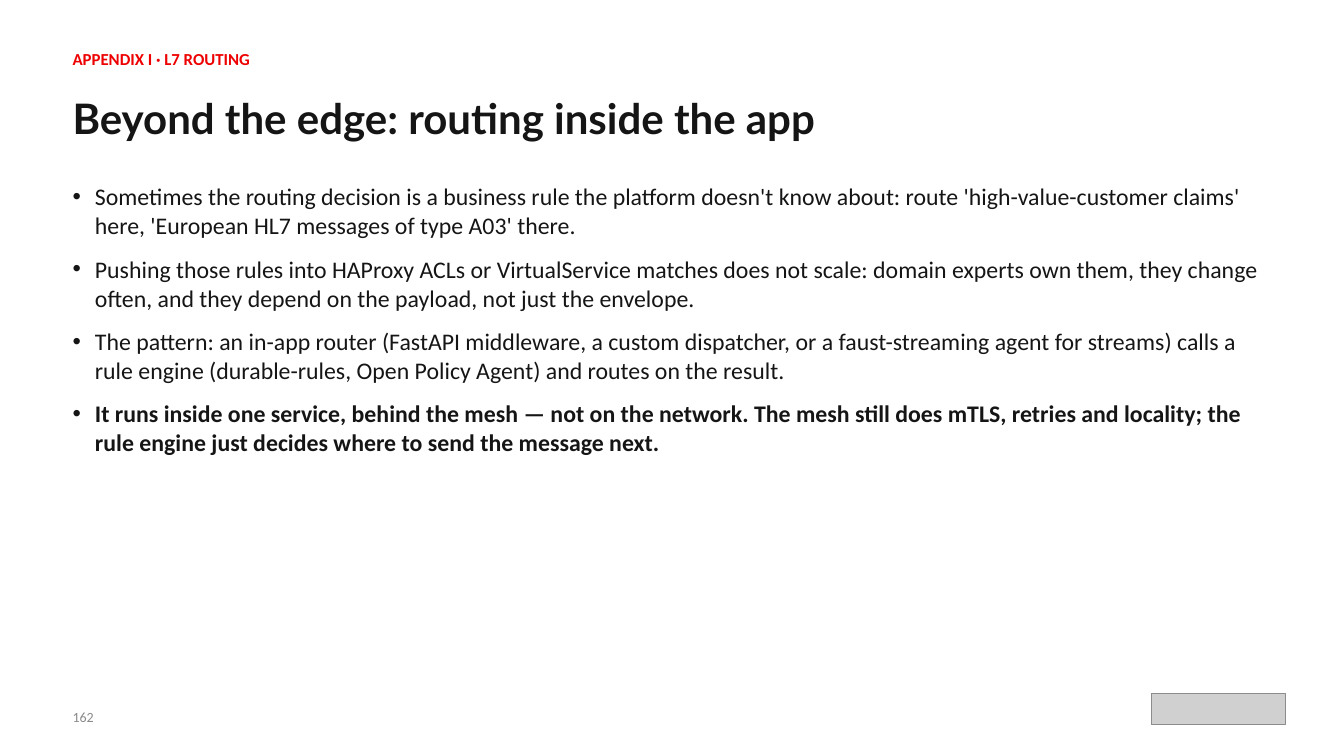
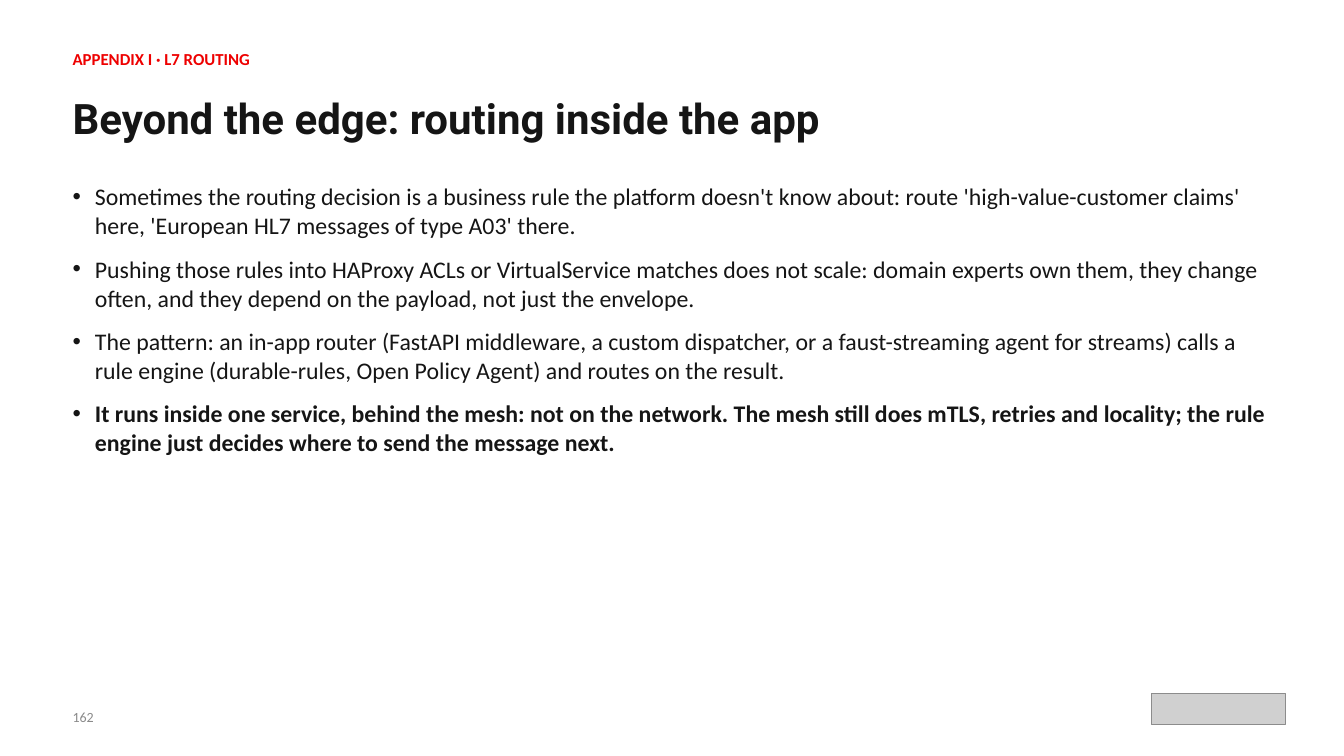
Before and after one commit to patterncatalyst/cloud-native-design-patterns, a slide deck: slide 186 of lgtm-presentation/Designing-Cloud-Native-APIs-Python.pptx. Drawn at 1344x756 pixels with LibreOffice and Linux fonts; fonts in the diff are those of the drawing; grey boxes stand for pictures. Boxes give left, top, right and bottom in pixels: in the first picture for what was removed or moved away, otherwise in the second. Text is boxed around its words. In the diff, an @@ line names an element or a change of style, - is before the commit and + after.

```diff
--- a/lgtm-presentation/Designing-Cloud-Native-APIs-Python.pptx
+++ b/lgtm-presentation/Designing-Cloud-Native-APIs-Python.pptx
@@ text "Beyond the edge: routing inside ..." at box(73, 102, 820, 143): font Lato to Roboto @@
@@ text at box(95, 405, 1265, 455): text changed @@
-• It runs inside one service, behind the mesh — not on the network. The mesh still does mTLS, retries and locality; the rule engine just decides where to send the message next.
+• It runs inside one service, behind the mesh: not on the network. The mesh still does mTLS, retries and locality; the rule engine just decides where to send the message next.
```
Also in this commit, not shown: 281 other slides changed, 3 other files.
